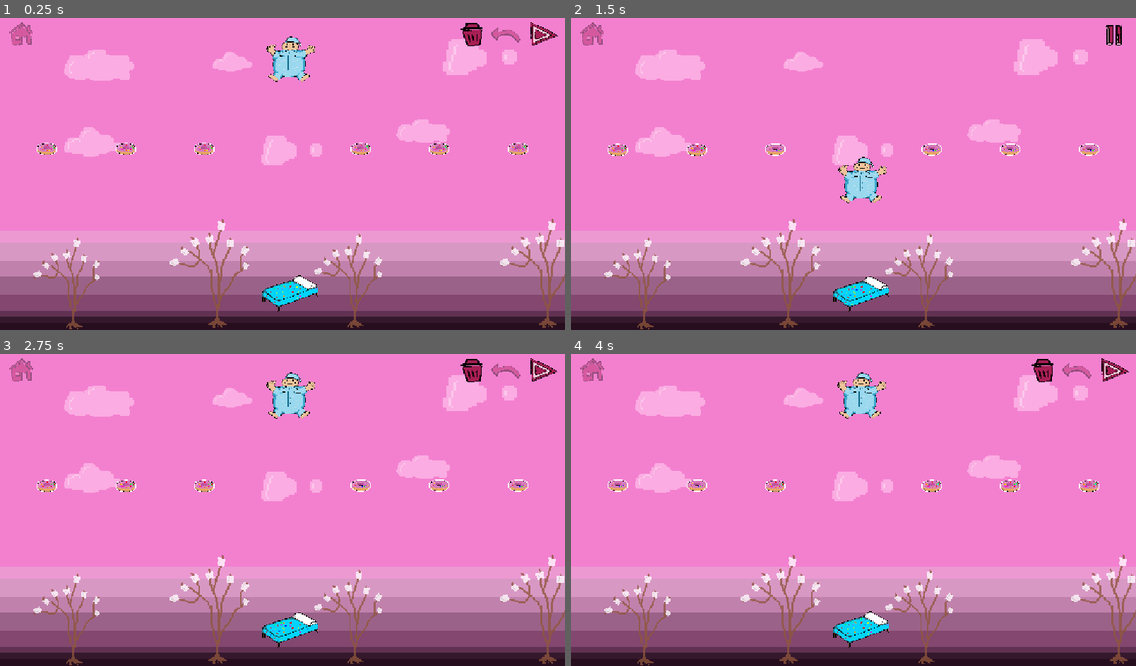
Above: before the commit, frames 1-4 (two rows, left to right).
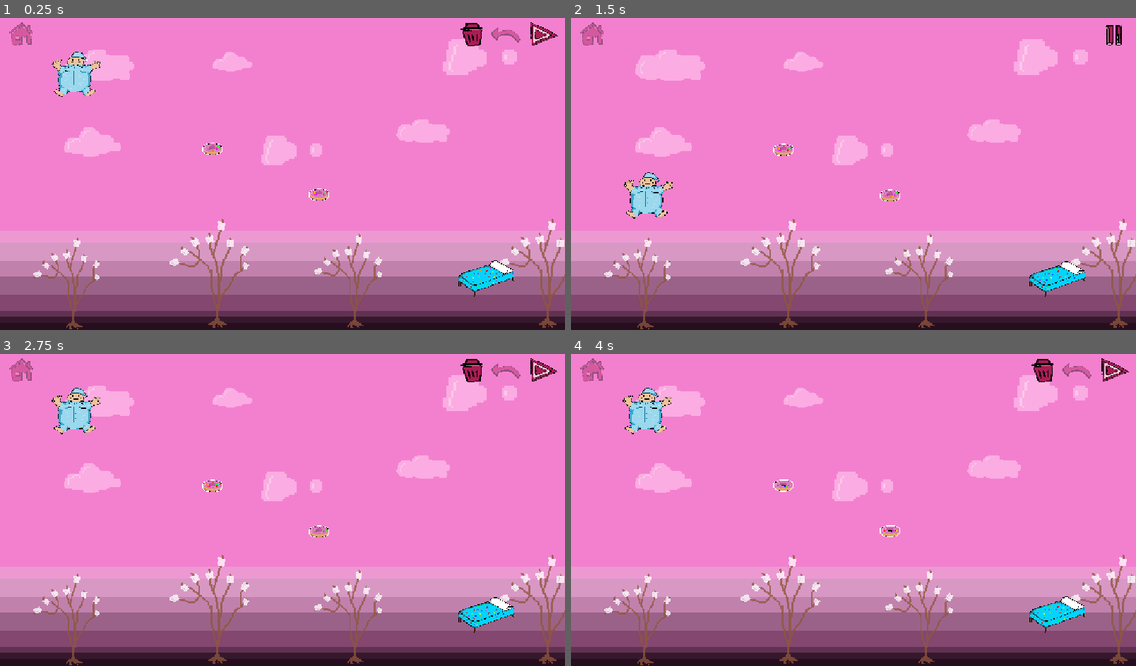
Above: after the commit, the same moments.

Repository: ivaivaiva1/desenhar_fofo
Game: Godot game, scene res://Scenes/level_manager.tscn
The game is run twice, just before and just after one commit, with the same random seed, the same clock (stepped at 60 frames per second) and the same inputs.
Inputs (mouse positions are in pixels of both pictures, inside the frame that each line leads up to):
- Up to frame 1 (0.25 s): no input
- Up to frame 2 (1.5 s): tap Enter at 0.5 s; click (853, 170) at 0.67 s; tap Space (ui_accept) at 0.77 s; move the mouse to (740, 186) at 1.27 s; click (740, 186) at 1.42 s
- Up to frame 3 (2.75 s): tap Space (ui_accept) at 1.52 s; move the mouse to (339, 438) at 2.02 s; click (339, 438) at 2.17 s
- Up to frame 4 (4 s): move the mouse to (825, 572) at 2.77 s; click (825, 572) at 2.92 s; tap Space (ui_accept) at 3.02, 3.77 s; move the mouse to (1023, 553) at 3.52 s; click (1023, 553) at 3.67 s

The runs differ from the first frame. In frame 1, 3.4% of the frame differs, in the area x 6-94%, y 5-95%; in frame 2, 3.5%; in frame 3, 3.5%; in frame 4, 3.5%.

Commit message:
feat: level17candy

Diff:
--- /dev/null
+++ b/Levels/Candy/level17_candy.tscn
@@ -0,0 +1,58 @@
+[gd_scene format=3 uid="uid://btuvu2kqpgmha"]
+
+[ext_resource type="Script" uid="uid://bwk6yq56faubf" path="res://Scripts/GameCore/level.gd" id="1_0wbnu"]
+[ext_resource type="PackedScene" uid="uid://hv0uyenq7lw7" path="res://Scenes/player_spawner.tscn" id="2_bw1wn"]
+[ext_resource type="Script" uid="uid://db02f8x44ql7e" path="res://Scripts/GameCore/collectables_controller.gd" id="3_w3wxf"]
+[ext_resource type="PackedScene" uid="uid://m64lbytajtml" path="res://Scenes/Entitys/cama.tscn" id="4_5qns1"]
+[ext_resource type="PackedScene" uid="uid://cumvxyqe4xg4r" path="res://Scenes/food.tscn" id="5_vcy8p"]
+[ext_resource type="PackedScene" uid="uid://c8rqtnxypgm2q" path="res://Scenes/Entitys/pudim.tscn" id="6_5ar4j"]
+
+[sub_resource type="RectangleShape2D" id="RectangleShape2D_1tq3v"]
+size = Vector2(544, 651)
+
+[node name="level" type="Node2D" unique_id=1864007018]
+script = ExtResource("1_0wbnu")
+
+[node name="player_spawner" parent="." unique_id=1071021330 instance=ExtResource("2_bw1wn")]
+unique_name_in_owner = true
+position = Vector2(64, 310)
+
+[node name="collectables_controller" type="Node2D" parent="." unique_id=710388454]
+unique_name_in_owner = true
+script = ExtResource("3_w3wxf")
+
+[node name="cama" parent="collectables_controller" unique_id=1009130463 instance=ExtResource("4_5qns1")]
+position = Vector2(1056, 248)
+
+[node name="collectable" parent="collectables_controller" unique_id=186391876 instance=ExtResource("5_vcy8p")]
+position = Vector2(192, 403.00003)
+
+[node name="collectable2" parent="collectables_controller" unique_id=1509808131 instance=ExtResource("5_vcy8p")]
+position = Vector2(288.00006, 465.00003)
+
+[node name="collectable3" parent="collectables_controller" unique_id=212608745 instance=ExtResource("5_vcy8p")]
+position = Vector2(384, 465)
+
+[node name="collectable4" parent="collectables_controller" unique_id=1016147400 instance=ExtResource("5_vcy8p")]
+position = Vector2(480.00003, 403.00003)
+
+[node name="collectable5" parent="collectables_controller" unique_id=489442360 instance=ExtResource("5_vcy8p")]
+position = Vector2(544, 341.00003)
+
+[node name="Pudim" parent="collectables_controller" unique_id=540096184 instance=ExtResource("6_5ar4j")]
+position = Vector2(832, 558)
+pudim_force = 500.0
+
+[node name="ColorRect" type="ColorRect" parent="." unique_id=2094297567]
+modulate = Color(0, 0, 0, 0.32941177)
+z_index = -500
+offset_left = 608.0
+offset_right = 1152.0
+offset_bottom = 651.0
+mouse_filter = 2
+
+[node name="Area2D" type="Area2D" parent="ColorRect" unique_id=690024057 groups=["DrawBlocker"]]
+
+[node name="CollisionShape2D" type="CollisionShape2D" parent="ColorRect/Area2D" unique_id=375568868]
+position = Vector2(272, 325.5)
+shape = SubResource("RectangleShape2D_1tq3v")
--- a/Scenes/level_manager.tscn
+++ b/Scenes/level_manager.tscn
@@ -14,7 +14,7 @@
 [node name="load_level" type="Node2D" parent="." unique_id=306488323]
 unique_name_in_owner = true
 script = ExtResource("2_ghtn7")
-level = 10
+level = 1
 
 [node name="line_controller" parent="." unique_id=679656892 instance=ExtResource("3_pakjl")]
 unique_name_in_owner = true
